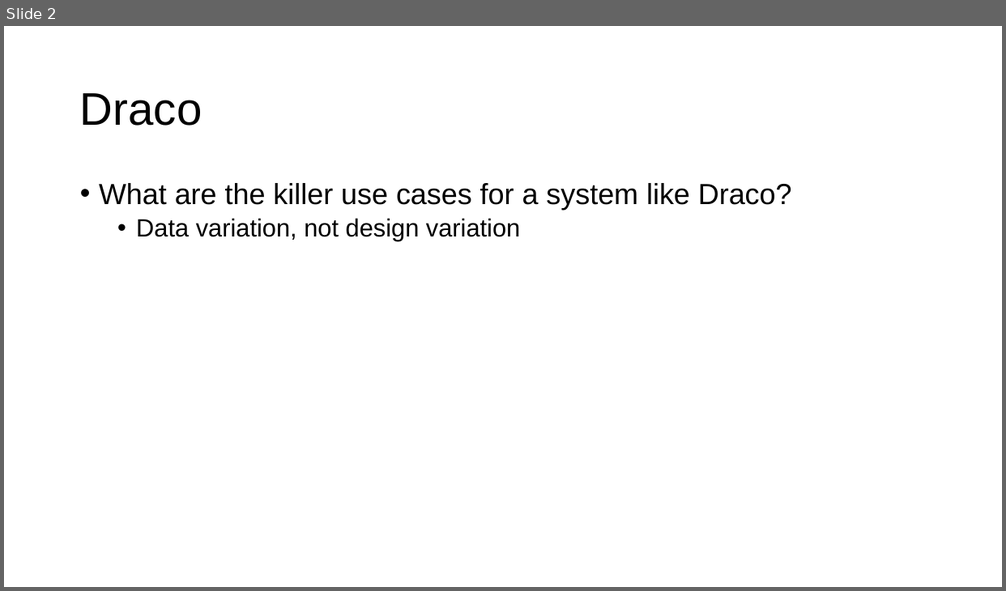
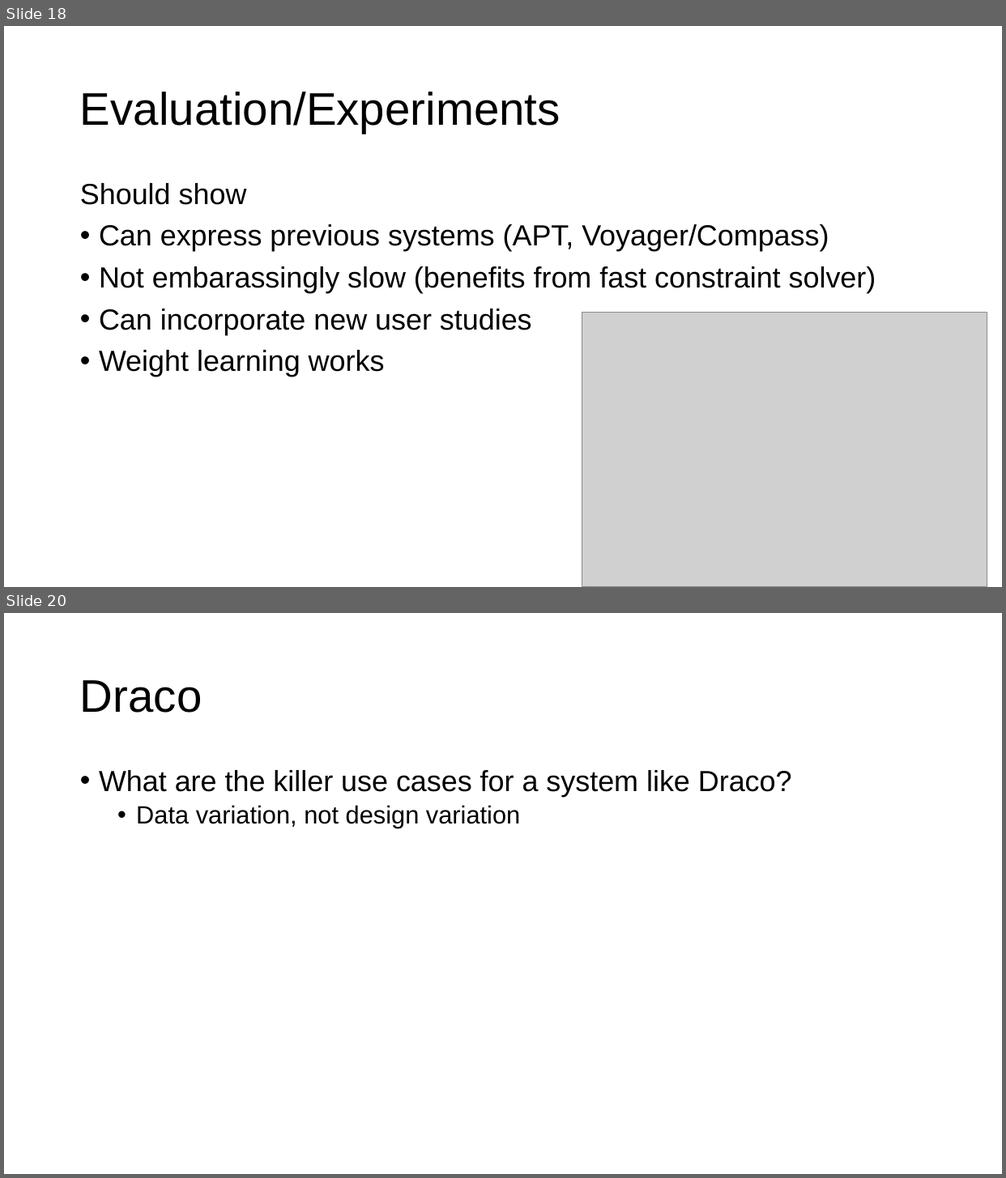
Before and after one commit to columbiaviz/columbiaviz.github.io, a slide deck: 2020s_w6998/lecs/04_rec.pptx. Shown one above the other, each under a label of ours: slide 2 before the commit, slides 18 and 20 after it; the slides between them are not shown. The pictures are 1006x591 and 1006x1178 pixels, drawn with LibreOffice and Linux fonts; fonts in the diff are those of the drawing; grey boxes stand for pictures. Boxes give left, top, right and bottom in pixels: in the first picture for what was removed or moved away, otherwise in the second. Text is boxed around its words. In the diff, an @@ line names an element or a change of style, - is before the commit and + after.

```diff
--- a/2020s_w6998/lecs/04_rec.pptx
+++ b/2020s_w6998/lecs/04_rec.pptx
@@ slide 18 added at bbox=[4, 26, 1002, 587], background #FFFFFF @@
@@ title added at bbox=[80, 92, 560, 133], 44 pt, text #000000 @@
+Evaluation/Experiments
@@ text added at bbox=[80, 183, 876, 377], 28 pt, text #000000 @@
+Should show
+• Can express previous systems (APT, Voyager/Compass)
+• Not embarassingly slow (benefits from fast constraint solver)
+• Can incorporate new user studies
+• Weight learning works
@@ picture added at bbox=[582, 313, 987, 587] @@
@@ what was slide 2 is now slide 20 @@
```
Also in this commit, not shown: 2 slides changed, 18 other slides added.
